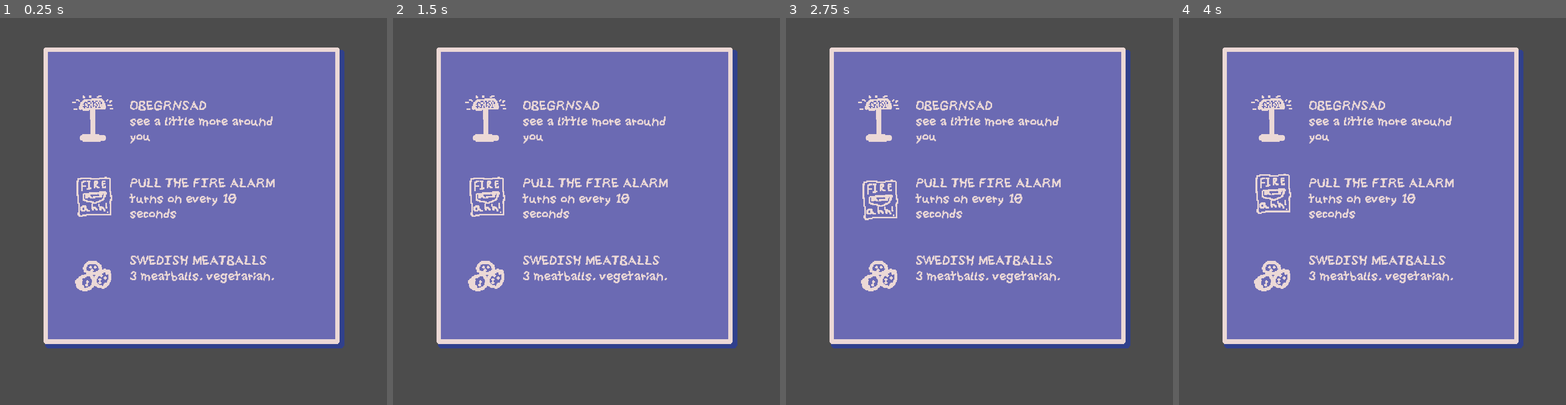
Above: before the commit, frames 1-4 (left to right).
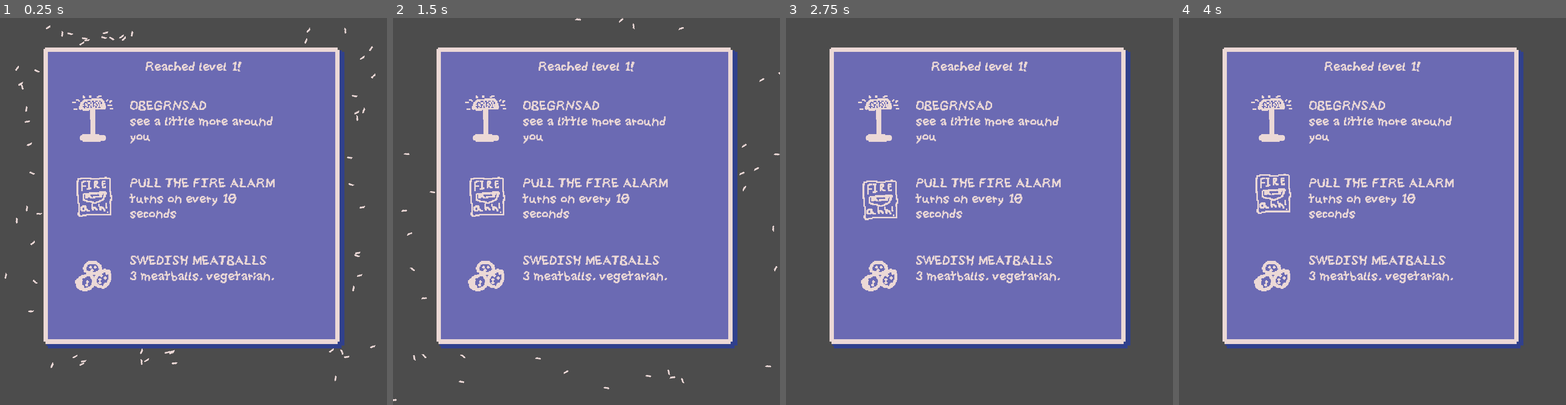
Above: after the commit, the same moments.

Repository: nolenroyalty/flashlight-survivors
Game: Godot game, scene res://ui/UpgradeDialogue.tscn
The game is run twice, just before and just after one commit, with the same random seed, the same clock (stepped at 60 frames per second) and the same inputs. This scene is started directly instead of the project's main scene.
Inputs (mouse positions are in pixels of both pictures, inside the frame that each line leads up to):
- Up to frame 1 (0.25 s): no input
- Up to frame 2 (1.5 s): click (563, 118) at 0.5 s; move the mouse to (671, 192) at 1.27 s; hold D (player_right) from 1.28 s (still down)
- Up to frame 3 (2.75 s): release D (player_right) at 2 s; click (956, 196) at 2.02 s
- Up to frame 4 (4 s): click (1349, 273) at 2.77 s; move the mouse to (1295, 230) at 3.52 s; hold S (player_down) from 3.53 s (still down)

The runs differ from the first frame. In frame 1, 0.6% of the frame differs, in the area x 1-97%, y 1-94%; in frame 2, 0.5%; in frame 3, 0.3%; in frame 4, 0.3%.

Commit message:
upgrade particle nonsense

Diff:
--- a/globals/State.gd
+++ b/globals/State.gd
@@ -5,6 +5,7 @@
 
 const MAX_HEALTH = 12
 var player_health = MAX_HEALTH - 2
+var player_level = 1
 
 func decrease_health(amount):
 	player_health -= amount
--- a/ui/UpgradeDialogue.gd
+++ b/ui/UpgradeDialogue.gd
@@ -3,15 +3,21 @@
 signal finished()
 
 onready var choice_holder = $Background/ChoiceHolder
+onready var congrats = $Background/CongratsLabel
+
 var UpgradeChoice = preload("res://ui/UpgradeChoice.tscn")
 var rng : RandomNumberGenerator
-
 
 func on_upgrade_chosen(upgrade):
 	State.apply_upgrade(upgrade)
 	emit_signal("finished")
 
 func _ready():
+	for child in $ParticleHolder.get_children():
+		child.emitting = true
+
+	congrats.text = "Reached level %d!" % [State.player_level]
+
 	rng = RandomNumberGenerator.new()
 	rng.randomize()
 	var all_choices = State.available_upgrades()
--- a/ui/UpgradeDialogue.tscn
+++ b/ui/UpgradeDialogue.tscn
@@ -1,11 +1,87 @@
-[gd_scene load_steps=3 format=2]
+[gd_scene load_steps=4 format=2]
 
 [ext_resource path="res://ui/UpgradeDialogue.gd" type="Script" id=1]
 [ext_resource path="res://Aseprite/upgradebackground.png" type="Texture" id=2]
+[ext_resource path="res://Aseprite/particle1.png" type="Texture" id=3]
 
 [node name="UpgradeDialogue" type="CanvasLayer"]
 pause_mode = 2
 script = ExtResource( 1 )
+
+[node name="ParticleHolder" type="Control" parent="."]
+margin_right = 40.0
+margin_bottom = 40.0
+
+[node name="Top" type="CPUParticles2D" parent="ParticleHolder"]
+position = Vector2( 239, 30 )
+emitting = false
+amount = 60
+one_shot = true
+texture = ExtResource( 3 )
+emission_shape = 2
+emission_rect_extents = Vector2( 195, 2 )
+direction = Vector2( 0, -1 )
+spread = 99.08
+initial_velocity = 180.0
+initial_velocity_random = 0.49
+angular_velocity = 293.16
+radial_accel = 33.03
+tangential_accel = 42.2
+angle = 90.0
+angle_random = 1.0
+
+[node name="Bot" type="CPUParticles2D" parent="ParticleHolder"]
+position = Vector2( 249, 431 )
+emitting = false
+amount = 60
+one_shot = true
+texture = ExtResource( 3 )
+emission_shape = 2
+emission_rect_extents = Vector2( 195, 2 )
+direction = Vector2( 0, 1 )
+spread = 99.08
+initial_velocity = 180.0
+initial_velocity_random = 0.49
+angular_velocity = 293.16
+radial_accel = 33.03
+tangential_accel = 42.2
+angle = 90.0
+angle_random = 1.0
+
+[node name="Left" type="CPUParticles2D" parent="ParticleHolder"]
+position = Vector2( 49, 238 )
+emitting = false
+amount = 60
+one_shot = true
+texture = ExtResource( 3 )
+emission_shape = 2
+emission_rect_extents = Vector2( 2, 195 )
+direction = Vector2( -1, 0 )
+spread = 99.08
+initial_velocity = 180.0
+initial_velocity_random = 0.49
+angular_velocity = 293.16
+radial_accel = 33.03
+tangential_accel = 42.2
+angle = 90.0
+angle_random = 1.0
+
+[node name="Right" type="CPUParticles2D" parent="ParticleHolder"]
+position = Vector2( 452, 232 )
+emitting = false
+amount = 60
+one_shot = true
+texture = ExtResource( 3 )
+emission_shape = 2
+emission_rect_extents = Vector2( 2, 195 )
+spread = 99.08
+initial_velocity = 180.0
+initial_velocity_random = 0.49
+angular_velocity = 293.16
+radial_accel = 33.03
+tangential_accel = 42.2
+angle = 90.0
+angle_random = 1.0
 
 [node name="Background" type="NinePatchRect" parent="."]
 anchor_left = 0.5
@@ -33,3 +109,14 @@
 margin_right = 103.5
 margin_bottom = 149.5
 custom_constants/separation = 0
+
+[node name="CongratsLabel" type="Label" parent="Background"]
+anchor_left = 0.5
+anchor_right = 0.5
+margin_left = -64.5
+margin_top = 18.0
+margin_right = 64.5
+margin_bottom = 34.0
+custom_colors/font_color = Color( 0.92549, 0.85098, 0.839216, 1 )
+text = "Reached level 2!"
+align = 1
--- a/ui/XPBar.gd
+++ b/ui/XPBar.gd
@@ -1,15 +1,15 @@
 extends Node2D
+
+# Not very principled to store XP here vs in state, but also it doesn't matter so shrug
 
 onready var bar_tween = $BarTween
 
 signal reached_level(level)
-
-var level = 1
 var xp = 0
 
 func xp_required():
 	# Come back and fix this
-	return 10 * level
+	return 10 * State.player_level
 
 func set_foreground_scale():
 	var req = xp_required()
@@ -22,9 +22,9 @@
 	xp += amount
 	var req = xp_required()
 	if xp >= req:
-		level += 1
+		State.player_level += 1
 		xp = xp - req
-		emit_signal("reached_level", level)
+		emit_signal("reached_level", State.player_level)
 	set_foreground_scale()
 
 func _ready():
Binary file added: Aseprite/particle1.aseprite
Binary file added: Aseprite/particle1.png
Not shown, added: Aseprite/particle1.png.import
Binary file changed: Aseprite/upgradebackground.aseprite
Binary file changed: Aseprite/upgradebackground.png
